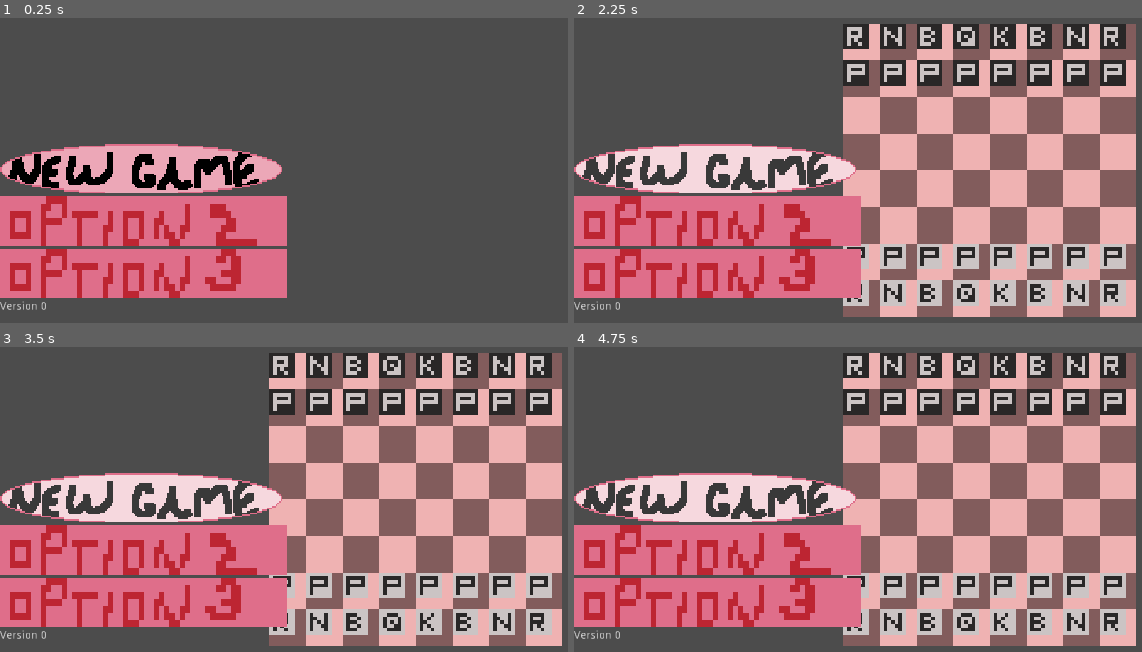
Above: before the commit, frames 1-4 (two rows, left to right).
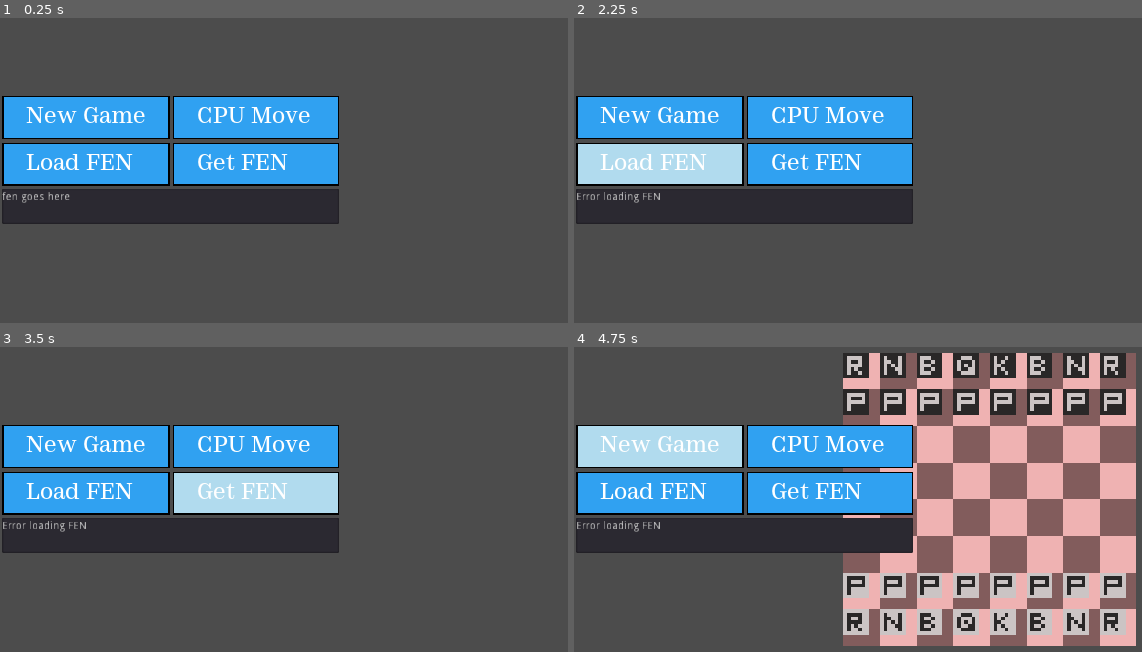
Above: after the commit, the same moments.

Repository: BumboBlast/godot-chess-engine
Game: Godot game, scene res://Game.tscn
Two runs of this game, one before a commit and one after it. Both use one fixed random seed, a clock stepped at 60 frames per second and the inputs below.
Inputs (mouse positions are in pixels of both pictures, inside the frame that each line leads up to; where the layout moved, square brackets give the same spot in the first picture):
- Up to frame 1 (0.25 s): no input
- Up to frame 2 (2.25 s): click (829, 118) [716, 222] at 0.5 s; click (716, 274) at 1.27 s; click (659, 164) at 2.02 s
- Up to frame 3 (3.5 s): click (255, 493) at 2.77 s
- Up to frame 4 (4.75 s): click (659, 447) [716, 496] at 3.5 s; click (659, 447) [716, 496] at 4.25 s

The runs differ from the first frame. In frame 1, 36% of the frame differs, in the area x 0-60%, y 25-96%; in frame 2, 79%, in the area x 0-99%, y 1-99%; in frame 3, 79%; in frame 4, 36%.

Commit message:
load fen

Diff:
--- a/Board.gd
+++ b/Board.gd
@@ -298,6 +298,23 @@
 
 
 
+
+# return false if FEN is obviously erroneous
+func is_legal_fen(text_fen: String):
+	"""
+	longest FEN is 64 spaces, 7 slashes, 6 or 7 spaces, 4 chars for castling
+	2 chars for enpassant target, 4 digits for the halfmove, 4 digits for the full move
+	(5,870 possible moves according to https://www.chess.com/blog/kurtgodden/the-longest-possible-chess-game)
+	"""
+	if (text_fen.length() > 92): return false
+
+	# all FENs need 7 slashes to be legal
+	if (text_fen.count('/') != 7): return false
+
+	return true
+
+
+
 func _ready():
 
 	pass
--- a/Game.gd
+++ b/Game.gd
@@ -37,3 +37,16 @@
 
 	#for move in board_moves:
 		#print (move[0].name,": ", move[0].current_space, " - ", move[1])
+
+
+
+
+
+func _on_Menu_choose_load_fen():
+	var text_fen = $Menu/VBoxContainer/FENLabel.text
+
+	if (!$Chess/Rules/Board.is_legal_fen(text_fen)):
+		# probably should put error code somwhere else lol
+		$Menu/VBoxContainer/FENLabel.text = "Error loading FEN"
+	else:
+		$Chess/Rules/Board.loadFen(text_fen)
--- a/Game.tscn
+++ b/Game.tscn
@@ -10,7 +10,11 @@
 [node name="Chess" parent="." instance=ExtResource( 1 )]
 
 [node name="Menu" parent="." instance=ExtResource( 3 )]
-margin_right = 368.0
+margin_left = 3.0
+margin_top = 139.0
+margin_right = 434.0
+margin_bottom = 303.0
 
 [connection signal="choose_cpu_move" from="Menu" to="." method="_on_Menu_choose_cpu_move"]
+[connection signal="choose_load_fen" from="Menu" to="." method="_on_Menu_choose_load_fen"]
 [connection signal="choose_new_game" from="Menu" to="." method="_on_Menu_choose_new_game"]
--- a/Menu.gd
+++ b/Menu.gd
@@ -3,6 +3,8 @@
 
 signal choose_new_game
 signal choose_cpu_move
+signal choose_load_fen
+signal choose_get_fen
 
 # Called when the node enters the scene tree for the first time.
 func _ready():
@@ -12,6 +14,17 @@
 func _on_New_Game_pressed():
 	emit_signal("choose_new_game")
 
-
 func _on_Something_pressed():
 	emit_signal("choose_cpu_move")
+
+func _on_Load_FEN_Button_pressed():
+	emit_signal("choose_load_fen")
+
+func _on_Get_FEN_Button_pressed():
+	emit_signal("choose_get_fen")
+
+
+
+
+func _on_FEN_label_focus_entered():
+	print(" now typing... ")
--- a/Menu.tscn
+++ b/Menu.tscn
@@ -1,73 +1,159 @@
 [gd_scene load_steps=7 format=2]
 
-[ext_resource path="res://art/Menu/debug_new_game_unpressed.png" type="Texture" id=1]
-[ext_resource path="res://art/Menu/debug_option_2.png" type="Texture" id=2]
-[ext_resource path="res://art/Menu/debug_option_3.png" type="Texture" id=3]
-[ext_resource path="res://art/Menu/debug_new_game_hovered.png" type="Texture" id=4]
-[ext_resource path="res://art/Menu/debug_new_game_pressed.png" type="Texture" id=5]
+[ext_resource path="res://art/Menu/debug_menu_hovered.png" type="Texture" id=1]
+[ext_resource path="res://art/Menu/debug_menu_pressed.png" type="Texture" id=2]
+[ext_resource path="res://art/Menu/debug_menu_unpressed.png" type="Texture" id=3]
+[ext_resource path="res://art/fonts/Naga/OpenType-PS/Naga.otf" type="DynamicFontData" id=4]
 [ext_resource path="res://Menu.gd" type="Script" id=6]
 
+[sub_resource type="DynamicFont" id=1]
+size = 30
+font_data = ExtResource( 4 )
+
 [node name="Menu" type="MarginContainer"]
-margin_right = 429.0
-margin_bottom = 600.0
+margin_top = 2.0
+margin_right = 1021.0
+margin_bottom = 431.0
 script = ExtResource( 6 )
+__meta__ = {
+"_edit_group_": true,
+"_edit_use_anchors_": false
+}
+
+[node name="VBoxContainer" type="VBoxContainer" parent="."]
+margin_right = 1021.0
+margin_bottom = 429.0
+
+[node name="MenuOptions" type="GridContainer" parent="VBoxContainer"]
+margin_right = 1021.0
+margin_bottom = 380.0
+size_flags_horizontal = 3
+size_flags_vertical = 3
+columns = 2
+
+[node name="NewGame" type="MarginContainer" parent="VBoxContainer/MenuOptions"]
+margin_right = 508.0
+margin_bottom = 188.0
+size_flags_horizontal = 3
+size_flags_vertical = 3
+
+[node name="New Game Button" type="TextureButton" parent="VBoxContainer/MenuOptions/NewGame"]
+margin_right = 508.0
+margin_bottom = 188.0
+size_flags_vertical = 3
+texture_normal = ExtResource( 3 )
+texture_pressed = ExtResource( 2 )
+texture_hover = ExtResource( 1 )
+expand = true
+
+[node name="RichTextLabel" type="RichTextLabel" parent="VBoxContainer/MenuOptions/NewGame"]
+margin_top = 80.0
+margin_right = 508.0
+margin_bottom = 108.0
+mouse_filter = 2
+size_flags_horizontal = 3
+size_flags_vertical = 4
+custom_fonts/normal_font = SubResource( 1 )
+text = "	New Game"
+fit_content_height = true
+
+[node name="CPUMove" type="MarginContainer" parent="VBoxContainer/MenuOptions"]
+margin_left = 512.0
+margin_right = 1020.0
+margin_bottom = 188.0
+size_flags_horizontal = 3
+size_flags_vertical = 3
 __meta__ = {
 "_edit_use_anchors_": false
 }
 
-[node name="HBoxContainer" type="HBoxContainer" parent="."]
-margin_right = 429.0
-margin_bottom = 600.0
-alignment = 1
+[node name="CPU Move Button" type="TextureButton" parent="VBoxContainer/MenuOptions/CPUMove"]
+margin_right = 508.0
+margin_bottom = 188.0
+size_flags_vertical = 3
+texture_normal = ExtResource( 3 )
+texture_pressed = ExtResource( 2 )
+texture_hover = ExtResource( 1 )
+expand = true
 
-[node name="Main Menu" type="VBoxContainer" parent="HBoxContainer"]
-margin_right = 429.0
-margin_bottom = 600.0
+[node name="CPU Move Label" type="RichTextLabel" parent="VBoxContainer/MenuOptions/CPUMove"]
+margin_top = 80.0
+margin_right = 508.0
+margin_bottom = 108.0
+mouse_filter = 2
+size_flags_horizontal = 3
+size_flags_vertical = 4
+custom_fonts/normal_font = SubResource( 1 )
+text = "	CPU Move"
+fit_content_height = true
+__meta__ = {
+"_edit_use_anchors_": false
+}
+
+[node name="LoadFEN" type="MarginContainer" parent="VBoxContainer/MenuOptions"]
+margin_top = 192.0
+margin_right = 508.0
+margin_bottom = 380.0
 size_flags_horizontal = 3
 size_flags_vertical = 3
 
-[node name="Title Logo" type="TextureRect" parent="HBoxContainer/Main Menu"]
-margin_right = 429.0
-margin_bottom = 197.0
+[node name="LoadFENButton" type="TextureButton" parent="VBoxContainer/MenuOptions/LoadFEN"]
+margin_right = 508.0
+margin_bottom = 188.0
+size_flags_vertical = 3
+texture_normal = ExtResource( 3 )
+texture_pressed = ExtResource( 2 )
+texture_hover = ExtResource( 1 )
+expand = true
+
+[node name="LoadFENLabel" type="RichTextLabel" parent="VBoxContainer/MenuOptions/LoadFEN"]
+margin_top = 80.0
+margin_right = 508.0
+margin_bottom = 108.0
+mouse_filter = 2
+size_flags_horizontal = 3
+size_flags_vertical = 4
+custom_fonts/normal_font = SubResource( 1 )
+text = "	Load FEN"
+fit_content_height = true
+
+[node name="GetFEN" type="MarginContainer" parent="VBoxContainer/MenuOptions"]
+margin_left = 512.0
+margin_top = 192.0
+margin_right = 1020.0
+margin_bottom = 380.0
+size_flags_horizontal = 3
 size_flags_vertical = 3
 
-[node name="Menu Options" type="VBoxContainer" parent="HBoxContainer/Main Menu"]
-margin_top = 201.0
-margin_right = 429.0
-margin_bottom = 398.0
+[node name="GetFENButton" type="TextureButton" parent="VBoxContainer/MenuOptions/GetFEN"]
+margin_right = 508.0
+margin_bottom = 188.0
 size_flags_vertical = 3
-
-[node name="New Game" type="TextureButton" parent="HBoxContainer/Main Menu/Menu Options"]
-margin_right = 429.0
-margin_bottom = 63.0
-size_flags_vertical = 3
-texture_normal = ExtResource( 1 )
-texture_pressed = ExtResource( 5 )
-texture_hover = ExtResource( 4 )
+texture_normal = ExtResource( 3 )
+texture_pressed = ExtResource( 2 )
+texture_hover = ExtResource( 1 )
 expand = true
 
-[node name="Something" type="TextureButton" parent="HBoxContainer/Main Menu/Menu Options"]
-margin_top = 67.0
-margin_right = 429.0
-margin_bottom = 130.0
-size_flags_vertical = 3
-texture_normal = ExtResource( 2 )
-expand = true
+[node name="GetFENLabel" type="RichTextLabel" parent="VBoxContainer/MenuOptions/GetFEN"]
+margin_top = 80.0
+margin_right = 508.0
+margin_bottom = 108.0
+mouse_filter = 2
+size_flags_horizontal = 3
+size_flags_vertical = 4
+custom_fonts/normal_font = SubResource( 1 )
+text = "	Get FEN"
+fit_content_height = true
 
-[node name="Something2" type="TextureButton" parent="HBoxContainer/Main Menu/Menu Options"]
-margin_top = 134.0
-margin_right = 429.0
-margin_bottom = 197.0
-size_flags_vertical = 3
-texture_normal = ExtResource( 3 )
-expand = true
+[node name="FENLabel" type="TextEdit" parent="VBoxContainer"]
+margin_top = 384.0
+margin_right = 1021.0
+margin_bottom = 429.0
+rect_min_size = Vector2( 0, 45 )
+text = "fen goes here"
 
-[node name="Label" type="Label" parent="HBoxContainer/Main Menu"]
-margin_top = 402.0
-margin_right = 429.0
-margin_bottom = 600.0
-size_flags_vertical = 3
-text = "Version 0"
-
-[connection signal="pressed" from="HBoxContainer/Main Menu/Menu Options/New Game" to="." method="_on_New_Game_pressed"]
-[connection signal="pressed" from="HBoxContainer/Main Menu/Menu Options/Something" to="." method="_on_Something_pressed"]
+[connection signal="pressed" from="VBoxContainer/MenuOptions/NewGame/New Game Button" to="." method="_on_New_Game_pressed"]
+[connection signal="pressed" from="VBoxContainer/MenuOptions/CPUMove/CPU Move Button" to="." method="_on_Something_pressed"]
+[connection signal="pressed" from="VBoxContainer/MenuOptions/LoadFEN/LoadFENButton" to="." method="_on_Load_FEN_Button_pressed"]
+[connection signal="pressed" from="VBoxContainer/MenuOptions/GetFEN/GetFENButton" to="." method="_on_Get_FEN_Button_pressed"]
+[connection signal="focus_entered" from="VBoxContainer/FENLabel" to="." method="_on_FEN_label_focus_entered"]
Binary file added: art/Menu/debug_menu_hovered.png
Not shown, added: art/Menu/debug_menu_hovered.png.import
Binary file added: art/Menu/debug_menu_pressed.png
Not shown, added: art/Menu/debug_menu_pressed.png.import
Binary file added: art/Menu/debug_menu_unpressed.png
Not shown, added: art/Menu/debug_menu_unpressed.png.import
Not shown, added: art/fonts/Naga/OFL-FAQ.txt
Not shown, added: art/fonts/Naga/OFL.txt
Binary file added: art/fonts/Naga/OpenType-PS/Naga.otf
Binary file added: art/fonts/Naga/Web-PS/Naga.woff2
Binary file added: art/fonts/Naga/Web-TT/Naga.woff
